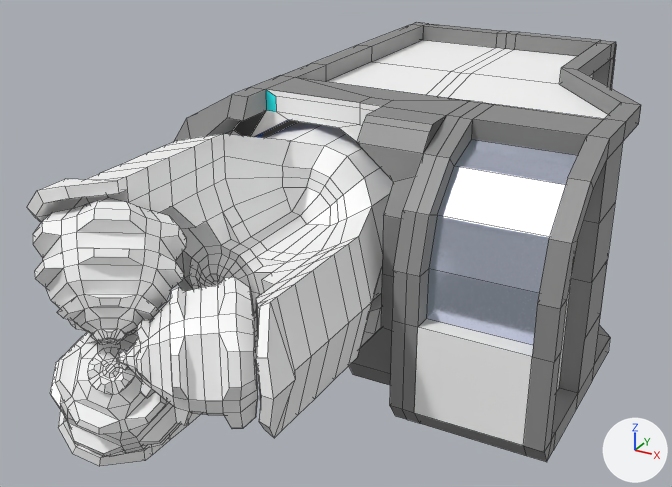
The FBX model Assets/Meshes/Player/MiningDrone/DrillingDrone.fbx, before and after one commit.
One viewpoint serves both versions: a camera (50 mm lens) standing at (1.25, -3.17, 1.19) and looking at (-0.16, -0.61, -0.09). The axes (+X, +Y, +Z) are drawn at lower right. The lights are the same throughout. Mesh edges are drawn as thin lines.

The scene before the commit, as lines of its bpy script (objects in view):
```python
me_cube_002 = bpy.data.meshes.new('Cube.002')
me_cube_002.from_pydata(...)  # 1227 vertices, 1216 faces; spans x -0.53..0.25, y -1.75..-0.09, z -0.4..0.42
me_cube_002.materials.append(mat_shipatlasmat)  # picture img_shipatlas_png
me_cube_003 = bpy.data.meshes.new('Cube.003')
me_cube_003.from_pydata(...)  # 466 vertices, 508 faces; spans x -0.64..0.73, y -1.52..0.84, z -0.42..0.44
# faces by material slot: [504, 4]
me_cube_003.materials.append(mat_shipatlasmat)  # picture img_shipatlas_png
me_cube_003.materials.append(mat_windowmat)  # white #d1d2e7
ob_drill = bpy.data.objects.new('Drill', me_cube_002)
ob_drill.location = (0.0, 0.0, 0.0)
ob_drilldrone = bpy.data.objects.new('DrillDrone', me_cube_003)
ob_drilldrone.location = (0.0, 0.0, 0.0)
```
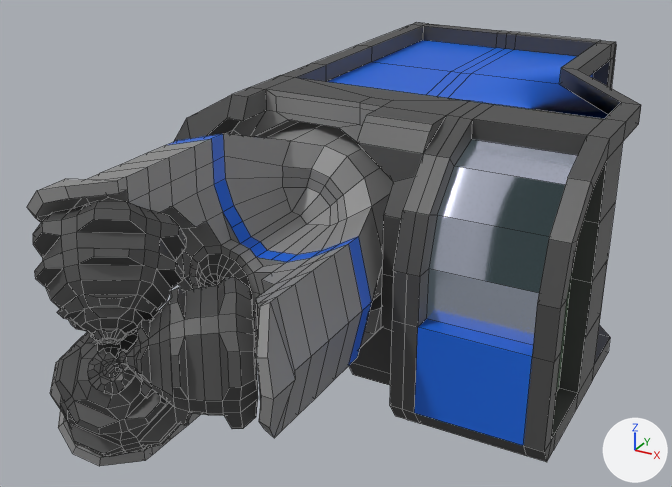
Where the newer file only moved an object's origin or applied its transform, the numbers keep the older frame.

Boxes [x1, y1, x2, y2] around the edits, measured in the pictures (672 x 487 px):
part 1 of me_cube_002, surface changed (white to grey)
    both: [27, 121, 393, 466]
part 2 of me_cube_003, surface changed
    both: [174, 22, 641, 462]

The change, as a list of edits to the scene's bpy script:
```text
Change me_cube_002:
    where me_cube_002.from_pydata(...)  # 1227 vertices, 1216 faces; spans x -0.53..0.25, y -1.75..-0.09, z -0.4..0.42
    used by ob_drill; location = (0.0, 0.0, 0.0)
    me_cube_002 part 1: texture (UV) coordinates of 1216 of 1216 faces, centred in x -0.51..0.23, y -1.74..-0.09, z -0.39..0.41, changed; they spanned u 0.48..0.97, v 0.38..0.82 and now span u 0.0..0.1, v 0.74..0.93
Change me_cube_003:
    used by ob_drilldrone; location = (0.0, 0.0, 0.0)
    remove me_cube_003.from_pydata(...)  # 466 vertices, 508 faces; spans x -0.64..0.73, y -1.52..0.84, z -0.42..0.44
    add me_cube_003.from_pydata(...)  # 459 vertices, 488 faces; spans x -0.64..0.73, y -1.52..0.84, z -0.42..0.44
    me_cube_003 part 2: 488 kept faces spanning x -0.64..0.73, y -1.04..0.84, z -0.42..0.44 get new texture (UV) coordinates
```
